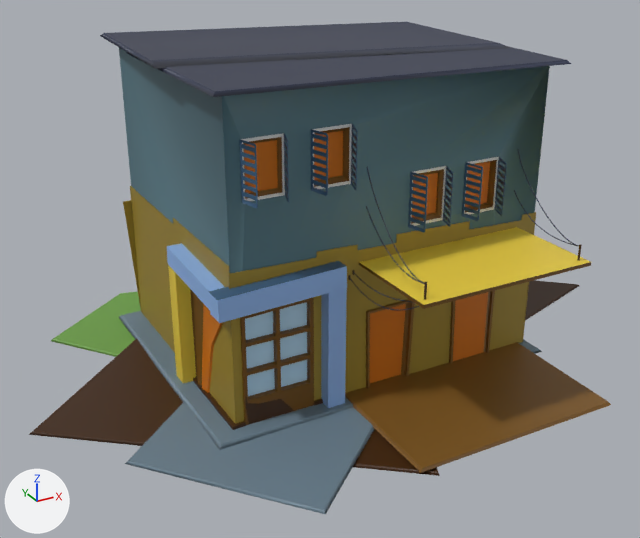
Two versions of the FBX model Assets/Città_Miriana & Roberta/Models/Palazzo Cafe con Tenda.fbx, one commit apart.
One viewpoint serves both versions: a 50 mm lens placed at (-1.68, -2.89, 1.78), pointed at (-0.11, -0.03, 0.35). Every picture has the same lights, and +X, +Y and +Z are marked at lower left. Where no turn or scale is listed for an object, it has been applied to the vertices. Vertices at the same position are counted once.

In view in the first picture: 'Palazzo Cafe Con Tenda', 'Porta Palazzo Cafe Con Tenda'.
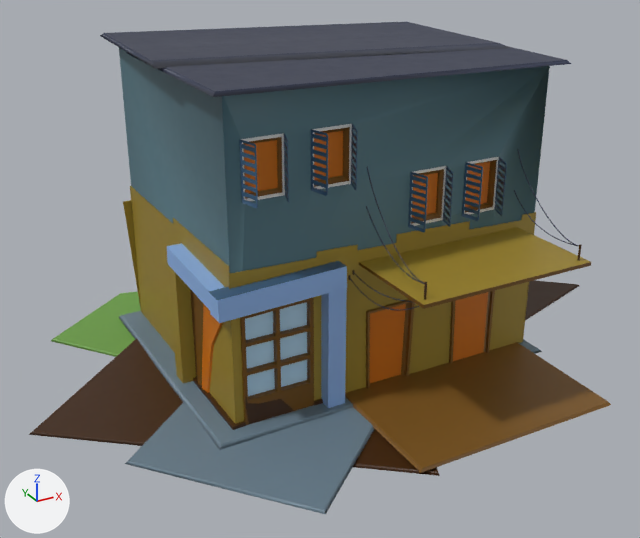
The newer file is also turned or shifted as a whole; pictures and numbers use the older file's frame.

Pixel boxes (x1, y1, x2, y2) of what changed, in the pictures (640 x 538 px):
```json
{"part": 1, "of": "me_cube_002", "change": "surface changed", "before": [166, 171, 591, 383], "after": [166, 171, 591, 383]}
{"part": 2, "of": "me_cube_002", "change": "recoloured", "before": [168, 227, 590, 383], "after": [168, 227, 590, 383]}
```

The change, as JSON lines over the scene's bpy script:
```json
{"op": "add", "block": "img_texturescom_wall_stucco5a_2x2_1k_height_tif", "code": ["img_texturescom_wall_stucco5a_2x2_1k_height_tif = load_image('TexturesCom_Wall_Stucco5A_2x2_1K_height.tif', '../Textures/Palazzi Città/TexturesCom_Wall_Stucco5A_2x2_1K_height.tif', 1024, 1024, 'Non-Color')"]}
{"op": "add", "block": "mat_indaco_molto_scuro", "code": ["mat_indaco_molto_scuro = bpy.data.materials.new('Indaco Molto Scuro')", "mat_indaco_molto_scuro.use_nodes = True; mat_indaco_molto_scuro.node_tree.nodes.clear()", "_N = mat_indaco_molto_scuro.node_tree.nodes; _L = mat_indaco_molto_scuro.node_tree.links", "n0 = _N.new('ShaderNodeBsdfPrincipled'); n0.name = 'Principled BSDF'", "n0.inputs[0].default_value = (0.0522, 0.0749, 0.0928, 1.0)  # 'Base Color', dark blue #414d56", "n1 = _N.new('ShaderNodeOutputMaterial'); n1.name = 'Material Output'", "n2 = _N.new('ShaderNodeTexImage'); n2.name = 'Image Texture'", "n2.image = img_texturescom_wall_stucco5a_2x2_1k_height_tif", "_L.new(n2.outputs[0], n0.inputs[2])  # 'Color' to 'Roughness'", "_L.new(n0.outputs[0], n1.inputs[0])  # 'BSDF' to 'Surface'"]}
{"op": "add", "block": "mat_arancione_colore", "code": ["mat_arancione_colore = principled_material('Arancione_Colore')", "mat_arancione_colore.base_color = (0.626, 0.165, 0.0)  # orange #cf7100"]}
{"block": "me_cube_002", "where": "# used by ob_palazzo_cafe_con_tenda; location = (-0.032, 0.0, 0.0)"}
{"op": "remove", "block": "me_cube_002", "code": "me_cube_002.from_pydata(...)  # 3262 vertices, 3164 faces; spans x -1.28..1.34, y -0.96..1.03, z -0.02..1.23"}
{"op": "add", "block": "me_cube_002", "code": "me_cube_002.from_pydata(...)  # 3246 vertices, 3164 faces; spans x -1.28..1.34, y -0.96..1.03, z -0.02..1.23"}
{"block": "me_cube_002", "change": "me_cube_002 part 1: 250 kept faces spanning x -1.28..1.34, y -0.96..1.03, z -0.02..1.23 get new texture (UV) coordinates"}
{"block": "me_cube_002", "change": "me_cube_002 part 2: 9 faces spanning x -0.69..0.58, y -0.82..0.02, z 0.0..0.55 switch from mat_giallo (yellow #ebce41) to mat_giallo_scuro"}
{"op": "add", "block": "me_cube_002", "code": "me_cube_002.materials.append(mat_arancione_colore)  # orange #cf7100"}
{"op": "add", "block": "me_cube_002", "code": "me_cube_002.materials.append(mat_indaco_molto_scuro)"}
```
